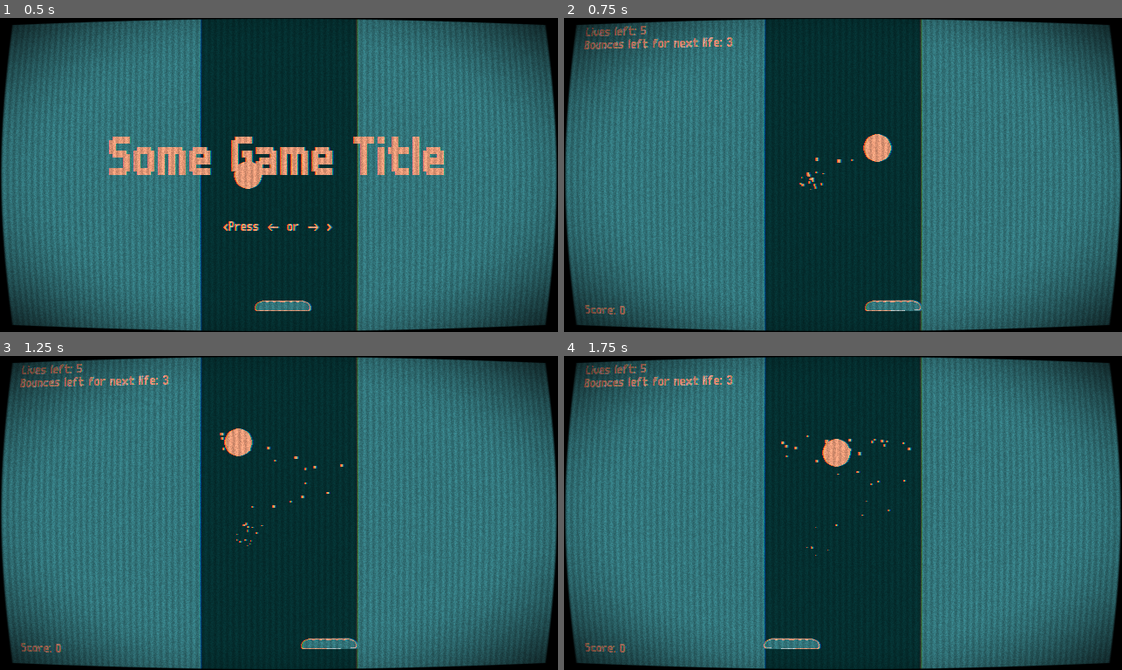
Above: before the commit, frames 1-4 (two rows, left to right).
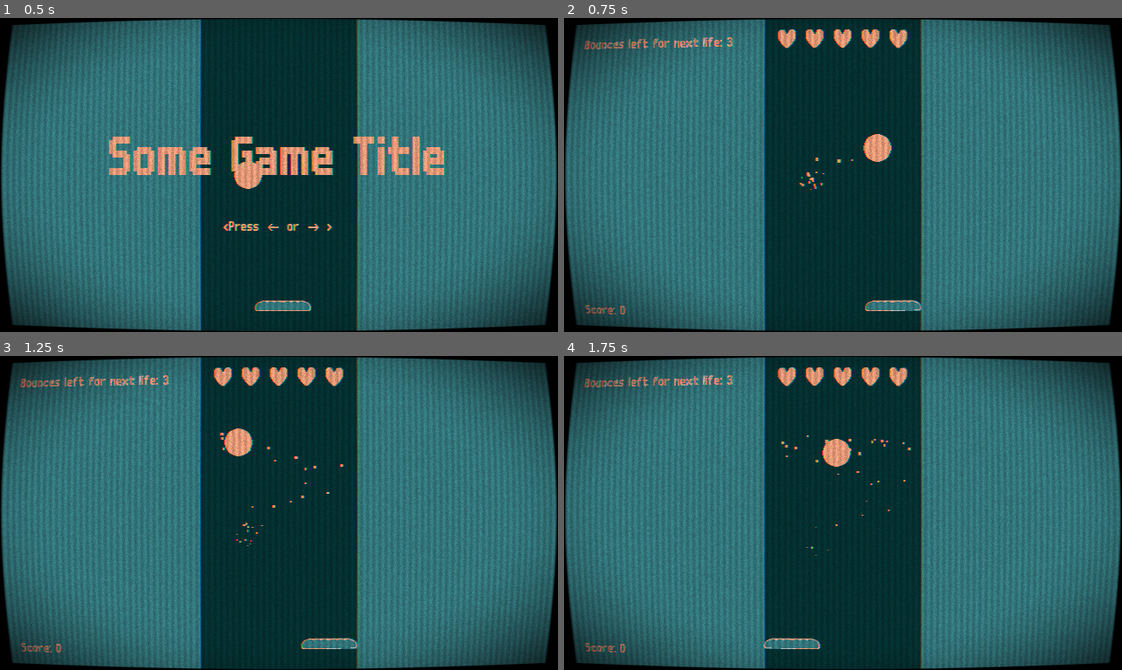
Above: after the commit, the same moments.

Repository: YannVeld/LD60
Game: Godot game, scene res://main.tscn
The game is run twice, just before and just after one commit, with the same random seed, the same clock (stepped at 60 frames per second) and the same inputs.
Inputs (mouse positions are in pixels of both pictures, inside the frame that each line leads up to):
- Up to frame 1 (0.5 s): no input
- Up to frame 2 (0.75 s): tap Enter at 0.5 s; move the mouse to (965, 159) at 0.52 s; hold Right (move_right) from 0.53 s (still down); tap Space (confirm) at 0.6 s
- Up to frame 3 (1.25 s): keep holding Right (move_right)
- Up to frame 4 (1.75 s): move the mouse to (731, 528) at 1.27 s; release Right (move_right) at 1.28 s; hold Left (move_left) from 1.28 s (still down); tap R (reroll) at 1.35 s

Frame 1 is identical in both runs. In frame 2, 1.0% of the frame differs, in the area x 3-62%, y 2-10%; in frame 3, 1.0%; in frame 4, 1.0%.

Commit message:
Added life sprites

Diff:
--- a/Scripts/ui_manager.gd
+++ b/Scripts/ui_manager.gd
@@ -10,6 +10,9 @@
 
 @onready var _arrow_left: Texture2D = preload("res://Sprites/Arrow/Arrow_left.png")
 @onready var _arrow_right: Texture2D = preload("res://Sprites/Arrow/Arrow_right.png")
+
+@onready var _heart_full: Texture2D = preload("res://Sprites/Life_full.png")
+@onready var _heart_empty: Texture2D = preload("res://Sprites/Life_empty.png")
 
 var text_color: Color:
 	get: return gameProperties.raw_color_palette.get_colors()[2]
@@ -58,10 +61,24 @@
 	var _height: float = get_viewport_rect().size.y
 
 	if not livesManager.waiting_to_begin:
-		draw_string(font, Vector2(16,16), "Lives left: " + str(livesManager.lives_left), 0, -1, 16, text_color)
 		draw_string(font, Vector2(16,32), "Bounces left for next life: " + str(gameProperties.bounce_count_for_life_gain - livesManager.bounces_since_fail), 0, -1, 16, text_color)
 
 		draw_string(font, Vector2(16,_height-16), "Score: " + str(ballManager.bat_bounce_count), 0, -1, 16, text_color)
+
+
+		var _sep: float = 0.0
+		var total_width = livesManager.lives_left * _heart_full.get_size().x\
+			+ livesManager.lives_lost * _heart_empty.get_size().x\
+			+ (livesManager.lives_left + livesManager.lives_lost - 1) * _sep
+
+		var xoffset = center.x - total_width/2.0
+		var ypos = 8.0
+		for ii in range(livesManager.lives_left):
+			draw_texture(_heart_full, Vector2(xoffset,ypos), text_color)
+			xoffset += _heart_full.get_size().x + _sep
+		for ii in range(livesManager.lives_lost):
+			draw_texture(_heart_empty, Vector2(xoffset,ypos), text_color)
+			xoffset += _heart_empty.get_size().x + _sep
 
 
 	if upgradeManager._is_choosing:
Binary file added: Sprites/Life_empty.png
Not shown, added: Sprites/Life_empty.png.import
Binary file added: Sprites/Life_full.png
Not shown, added: Sprites/Life_full.png.import
